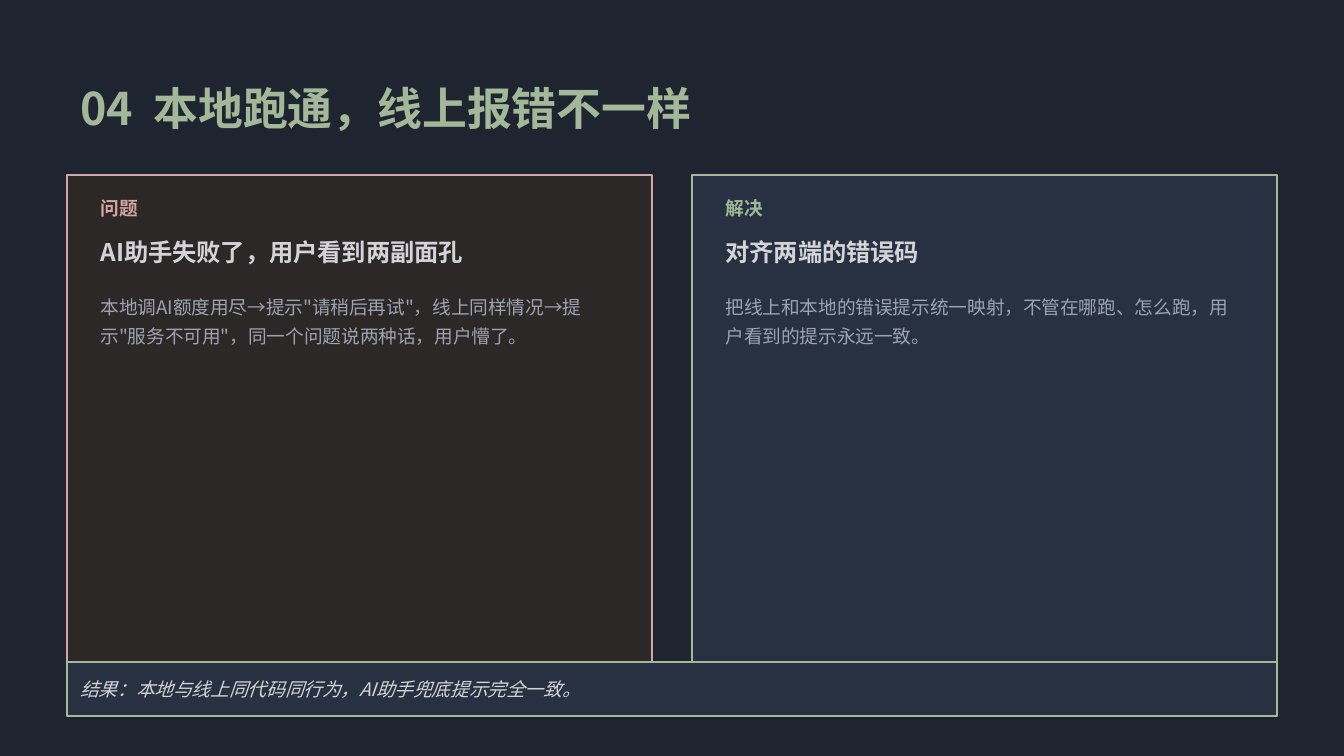
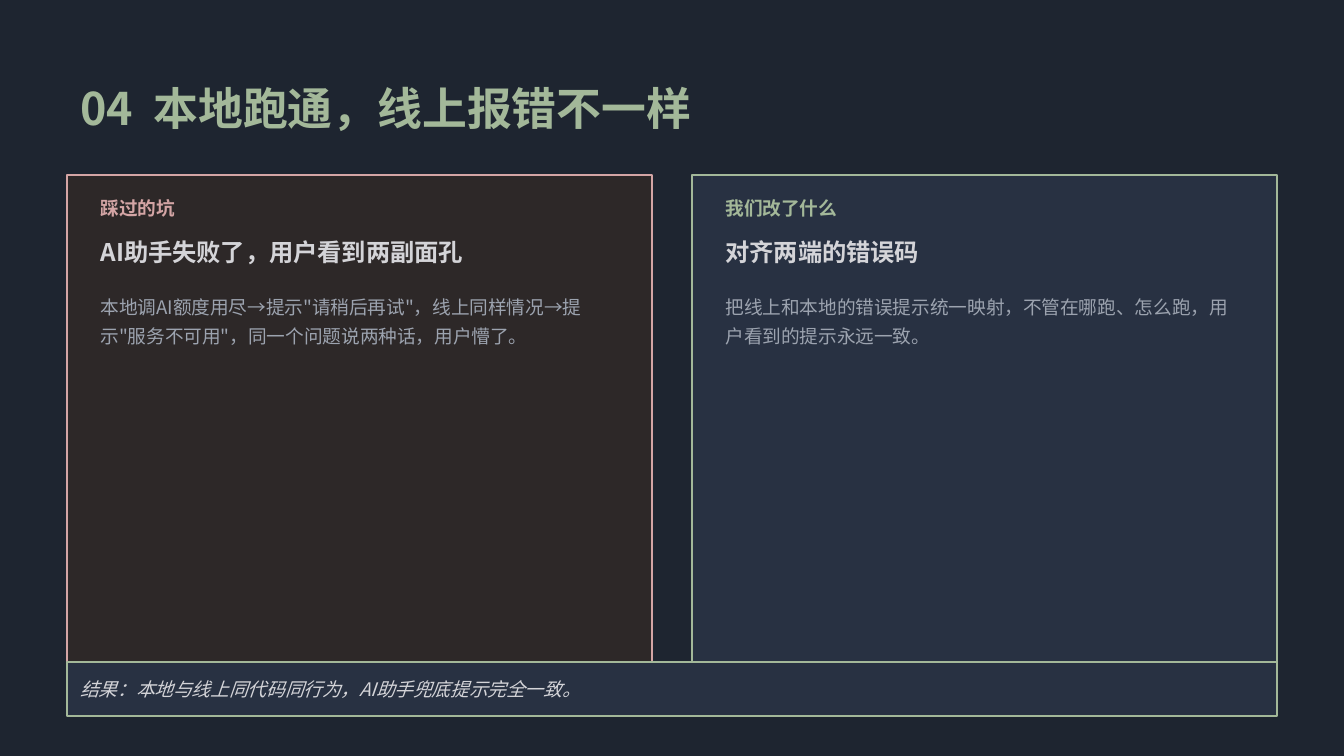
Before and after one commit to yoshino449/caojunyue, a slide deck: slide 5 of docs/路演PPT.pptx. Drawn at 1344x756 pixels with LibreOffice and Linux fonts; fonts in the diff are those of the drawing. Boxes give left, top, right and bottom in pixels: in the first picture for what was removed or moved away, otherwise in the second. Text is boxed around its words. In the diff, an @@ line names an element or a change of style, - is before the commit and + after.

```diff
--- a/docs/路演PPT.pptx
+++ b/docs/路演PPT.pptx
@@ text at bbox=[101, 199, 175, 217]: text changed @@
-问题
+踩过的坑
@@ text at bbox=[726, 199, 838, 217]: text changed @@
-解决
+我们改了什么
```
Also in this commit, not shown: 4 other slides changed, 1 other file.
